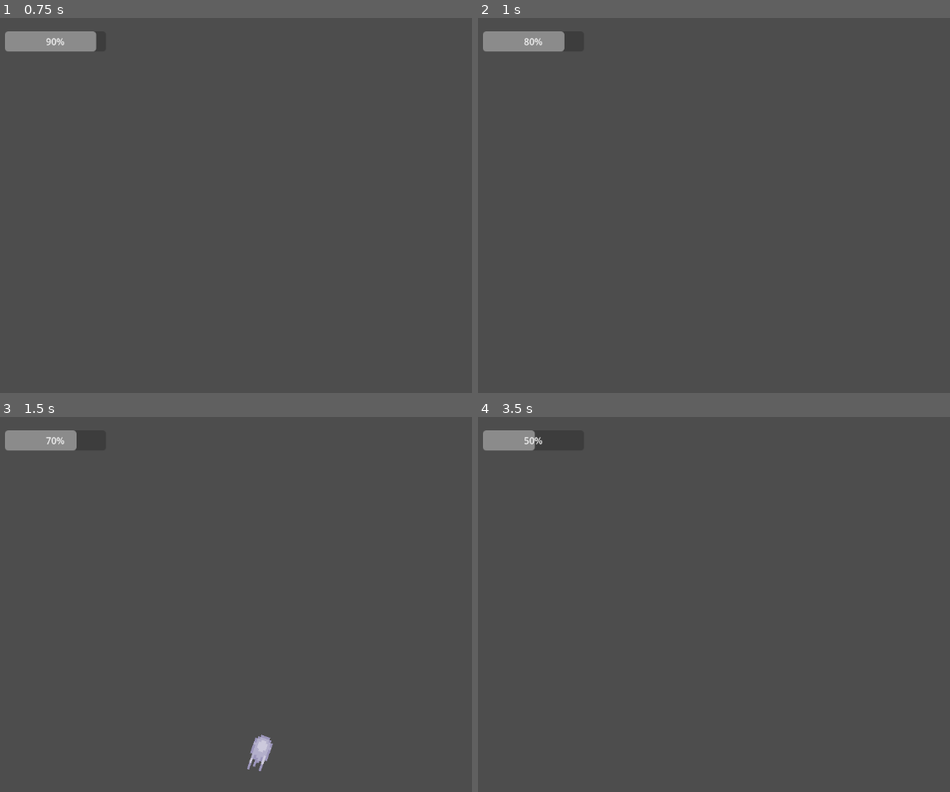
Above: before the commit, frames 1-4 (two rows, left to right).
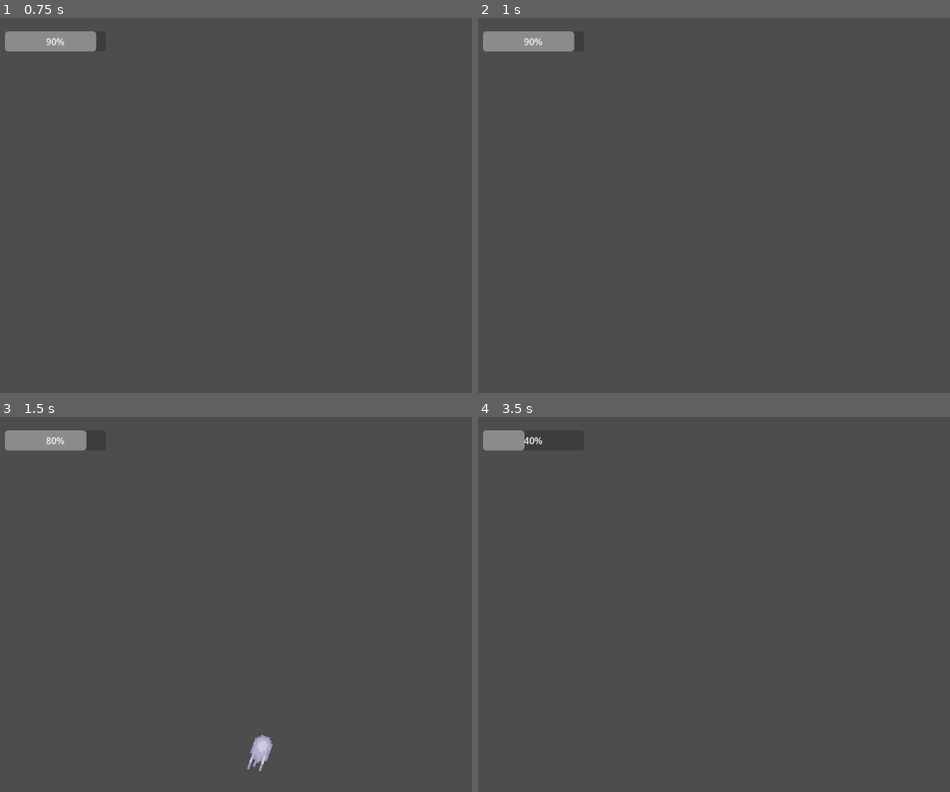
Above: after the commit, the same moments.

Repository: hugoc7/AbyssGameJam
Game: Godot game, scene res://levels/hugo.tscn
Same seed, same stepped clock (60 frames per second), same inputs: the game is played once before the commit and once after it. This scene is started directly instead of the project's main scene.
Inputs (mouse positions are in pixels of both pictures, inside the frame that each line leads up to):
- Up to frame 1 (0.75 s): tap Enter at 0.5 s; move the mouse to (467, 186) at 0.52 s; hold D (move_right) from 0.53 s (still down); hold Right mouse button (attack_range) from 0.53 s (still down)
- Up to frame 2 (1 s): keep holding D (move_right); keep holding Right mouse button (attack_range); tap W (jump) at 0.77 s
- Up to frame 3 (1.5 s): keep holding D (move_right); move the mouse to (188, 623) at 1.27 s; release Right mouse button (attack_range) at 1.28 s; click (188, 623) at 1.35 s
- Up to frame 4 (3.5 s): tap W (jump) at 1.52, 3.02 s; move the mouse to (865, 522) at 2.02 s; release D (move_right) at 2.03 s; hold A (move_left) 2.03-2.78 s; tap Space (switch_level_color) at 2.1 s; move the mouse to (765, 679) at 2.77 s; hold D (move_right) from 2.78 s (still down); right-click (765, 679) at 2.85 s

Frame 1 is identical in both runs. In frame 2, 0.1% of the frame differs, in the area x 9-21%, y 3-9%; in frame 3, 0.1%, in the area x 9-19%, y 3-9%; in frame 4, 0.1%.

Commit message:
add contact enemy idle anim

Diff:
--- a/enemy/contact/enemy_contact.gd
+++ b/enemy/contact/enemy_contact.gd
@@ -15,6 +15,7 @@
 @export var die_vfx : PackedScene
 
 var is_in_cooldown = false
+@onready var sprite : AnimatedSprite2D = $Sprite
 
 func take_damage(damage: int):
 	life -= damage
@@ -30,21 +31,22 @@
 
 func _ready():
 	if color == Enums.LightColor.WHITE:
-		$Sprite2D.set_texture(white_texture)
+		sprite.animation = "idle_white"
 	elif color == Enums.LightColor.BLACK:
-		$Sprite2D.set_texture(black_texture)
+		sprite.animation = "idle_black"
 
 	if Engine.is_editor_hint():
 		set_process(false)
 		return
 
+	sprite.play()
 	body_entered.connect(_on_body_entered)
 	$CooldownTimer.timeout.connect(_on_cooldown_timeout)
 
 
 
 func _on_background_color_changed(bkg_color: Enums.LightColor):
-	$Sprite2D.visible = bkg_color != color
+	sprite.visible = bkg_color != color
 
 func _process(delta):
 	if player == null:
@@ -55,7 +57,7 @@
 			var direction = sign(player.global_position.x - global_position.x)
 			global_position.x += direction * speed * delta
 			#if $Sprite2D.scale.x * direction < 0:
-			$Sprite2D.scale.x = direction * abs($Sprite2D.scale.x)
+			sprite.scale.x = direction * abs(sprite.scale.x)
 	if sqr_dist_to_player < attack_range*attack_range and not is_in_cooldown:
 		_damage_player()
 		is_in_cooldown = true
--- a/enemy/contact/enemy_contact.tscn
+++ b/enemy/contact/enemy_contact.tscn
@@ -1,9 +1,10 @@
-[gd_scene load_steps=8 format=3 uid="uid://cbe8prr8x1r0m"]
+[gd_scene load_steps=19 format=3 uid="uid://cbe8prr8x1r0m"]
 
 [ext_resource type="Script" path="res://enemy/contact/enemy_contact.gd" id="1_51gnd"]
 [ext_resource type="Texture2D" uid="uid://cj5qks436wjqt" path="res://enemy/contact/Zombie_Noir.png" id="3_gj8y7"]
 [ext_resource type="Texture2D" uid="uid://ipvh1uvbtbqm" path="res://enemy/contact/Zombie_Blanc.png" id="4_a1kmb"]
 [ext_resource type="PackedScene" uid="uid://dqgwffom65lvd" path="res://visual_effects/explosion.tscn" id="4_wrjxc"]
+[ext_resource type="Texture2D" uid="uid://el4kjdhpdtxw" path="res://enemy/contact/Zombie_Noir_Idle.png" id="5_ee4xa"]
 
 [sub_resource type="Gradient" id="Gradient_auxh5"]
 colors = PackedColorArray(1, 1, 0.317647, 1, 0, 0, 0, 1)
@@ -17,6 +18,82 @@
 [sub_resource type="CapsuleShape2D" id="CapsuleShape2D_okoi0"]
 radius = 44.0
 height = 102.0
+
+[sub_resource type="AtlasTexture" id="AtlasTexture_yr3is"]
+atlas = ExtResource("5_ee4xa")
+region = Rect2(0, 0, 32, 32)
+
+[sub_resource type="AtlasTexture" id="AtlasTexture_ay7eh"]
+atlas = ExtResource("5_ee4xa")
+region = Rect2(32, 0, 32, 32)
+
+[sub_resource type="AtlasTexture" id="AtlasTexture_hpvqg"]
+atlas = ExtResource("5_ee4xa")
+region = Rect2(64, 0, 32, 32)
+
+[sub_resource type="AtlasTexture" id="AtlasTexture_xgy1w"]
+atlas = ExtResource("5_ee4xa")
+region = Rect2(96, 0, 32, 32)
+
+[sub_resource type="AtlasTexture" id="AtlasTexture_luwlp"]
+atlas = ExtResource("5_ee4xa")
+region = Rect2(128, 0, 32, 32)
+
+[sub_resource type="AtlasTexture" id="AtlasTexture_xk3bb"]
+atlas = ExtResource("5_ee4xa")
+region = Rect2(160, 0, 32, 32)
+
+[sub_resource type="AtlasTexture" id="AtlasTexture_wsjt4"]
+atlas = ExtResource("5_ee4xa")
+region = Rect2(192, 0, 32, 32)
+
+[sub_resource type="AtlasTexture" id="AtlasTexture_io54e"]
+atlas = ExtResource("5_ee4xa")
+region = Rect2(224, 0, 32, 32)
+
+[sub_resource type="AtlasTexture" id="AtlasTexture_efy7f"]
+atlas = ExtResource("4_a1kmb")
+region = Rect2(0, 0, 32, 32)
+
+[sub_resource type="SpriteFrames" id="SpriteFrames_xi85a"]
+animations = [{
+"frames": [{
+"duration": 1.0,
+"texture": SubResource("AtlasTexture_yr3is")
+}, {
+"duration": 1.0,
+"texture": SubResource("AtlasTexture_ay7eh")
+}, {
+"duration": 1.0,
+"texture": SubResource("AtlasTexture_hpvqg")
+}, {
+"duration": 1.0,
+"texture": SubResource("AtlasTexture_xgy1w")
+}, {
+"duration": 1.0,
+"texture": SubResource("AtlasTexture_luwlp")
+}, {
+"duration": 1.0,
+"texture": SubResource("AtlasTexture_xk3bb")
+}, {
+"duration": 1.0,
+"texture": SubResource("AtlasTexture_wsjt4")
+}, {
+"duration": 1.0,
+"texture": SubResource("AtlasTexture_io54e")
+}],
+"loop": true,
+"name": &"idle_black",
+"speed": 10.0
+}, {
+"frames": [{
+"duration": 1.0,
+"texture": SubResource("AtlasTexture_efy7f")
+}],
+"loop": true,
+"name": &"idle_white",
+"speed": 5.0
+}]
 
 [node name="EnemyContact" type="Area2D"]
 texture_filter = 1
@@ -39,10 +116,10 @@
 position = Vector2(0, 14)
 shape = SubResource("CapsuleShape2D_okoi0")
 
-[node name="Sprite2D" type="Sprite2D" parent="."]
-texture_filter = 1
+[node name="Sprite" type="AnimatedSprite2D" parent="."]
 scale = Vector2(4, 4)
-texture = ExtResource("4_a1kmb")
+sprite_frames = SubResource("SpriteFrames_xi85a")
+animation = &"idle_black"
 
 [node name="CooldownTimer" type="Timer" parent="."]
 one_shot = true
--- a/levels/hugo.tscn
+++ b/levels/hugo.tscn
@@ -7,7 +7,6 @@
 [ext_resource type="Texture2D" uid="uid://chskkiuolcqd6" path="res://background/bkg_dark.tres" id="4_uiwq1"]
 [ext_resource type="PackedScene" uid="uid://ck8o5v52wgvf6" path="res://player/player.tscn" id="5_d21w1"]
 [ext_resource type="PackedScene" uid="uid://cbe8prr8x1r0m" path="res://enemy/contact/enemy_contact.tscn" id="6_l8te7"]
-[ext_resource type="PackedScene" uid="uid://dkdfa3qyl3g7c" path="res://enemy/bat/enemy_bat.tscn" id="7_i3bic"]
 [ext_resource type="PackedScene" uid="uid://85ag7xxy5r67" path="res://hud/hud.tscn" id="7_pvkj3"]
 [ext_resource type="Script" path="res://camera/camera.gd" id="8_s1ufl"]
 
@@ -57,20 +56,12 @@
 
 [node name="Enemy" type="Node" parent="."]
 
-[node name="EnemyBat" parent="Enemy" node_paths=PackedStringArray("player") instance=ExtResource("7_i3bic")]
-position = Vector2(380, 338)
-player = NodePath("../../Player")
-
-[node name="EnemyBat2" parent="Enemy" node_paths=PackedStringArray("player") instance=ExtResource("7_i3bic")]
-position = Vector2(-1050, 210)
-player = NodePath("../../Player")
-
 [node name="EnemyContact" parent="Enemy" node_paths=PackedStringArray("player") instance=ExtResource("6_l8te7")]
-position = Vector2(461, 508)
+position = Vector2(321, 508)
 player = NodePath("../../Player")
 
 [node name="EnemyContact2" parent="Enemy" node_paths=PackedStringArray("player") instance=ExtResource("6_l8te7")]
-position = Vector2(931, 508)
+position = Vector2(848, 506)
 color = 1
 player = NodePath("../../Player")
 
Not shown: 1 places in levels/hugo.tscn that only renumber resources
